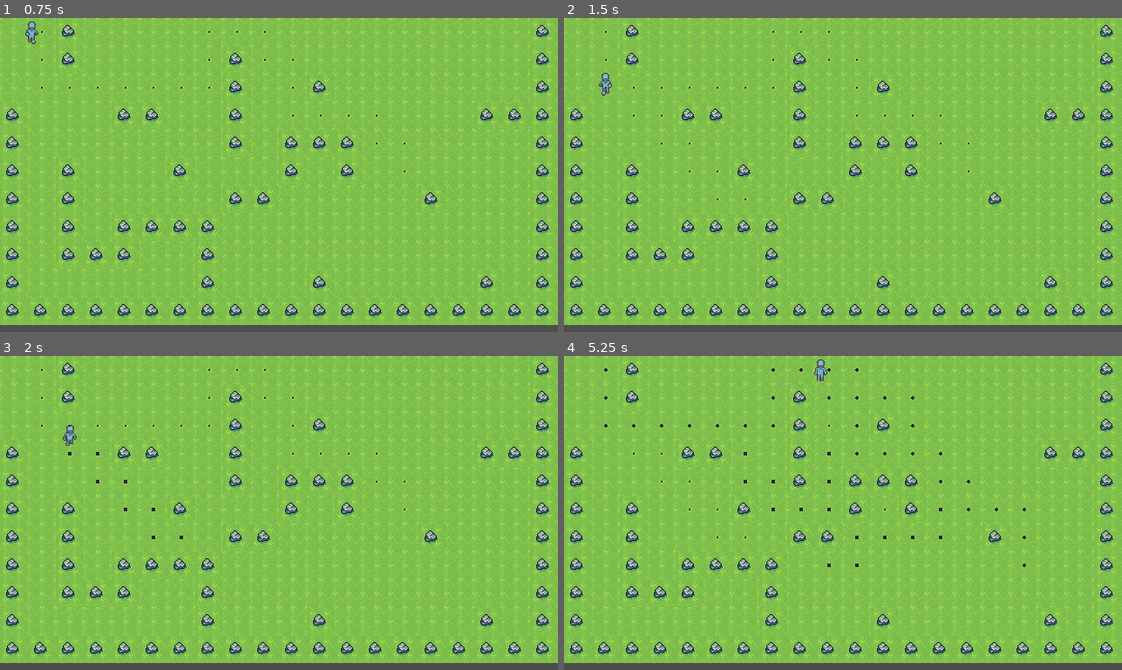
Above: before the commit, frames 1-4 (two rows, left to right).
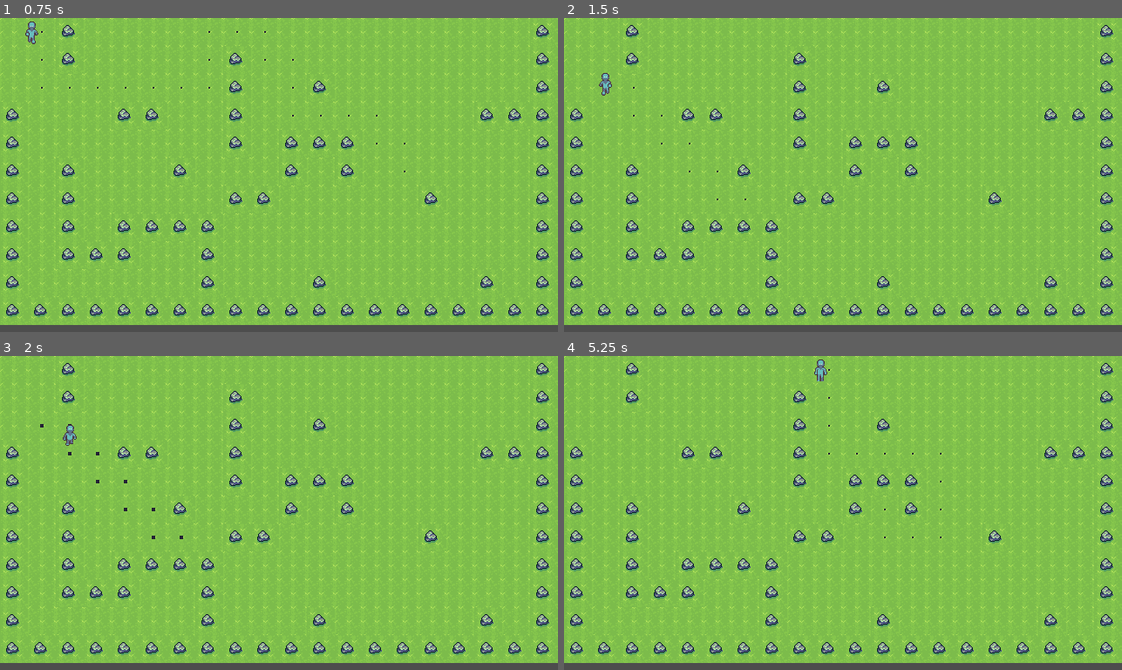
Above: after the commit, the same moments.

Repository: actionjacks/Godot-grid-turnbased
Game: Godot game, scene res://Scenes/Main.tscn
Same seed, same stepped clock (60 frames per second), same inputs: the game is played once before the commit and once after it.
Inputs (mouse positions are in pixels of both pictures, inside the frame that each line leads up to):
- Up to frame 1 (0.75 s): move the mouse to (401, 159) at 0.52 s; press the mouse at (401, 159) at 0.53 s
- Up to frame 2 (1.5 s): move the mouse to (731, 190) at 1.27 s; release the mouse at (731, 190) at 1.28 s; click (731, 190) at 1.35 s
- Up to frame 3 (2 s): no input
- Up to frame 4 (5.25 s): move the mouse to (898, 443) at 2.02 s; press the mouse at (898, 443) at 2.03 s; move the mouse to (815, 575) at 2.77 s; release the mouse at (815, 575) at 2.78 s; click (815, 575) at 2.85 s; move the mouse to (1010, 560) at 3.52 s; press the mouse at (1010, 560) at 3.53 s; move the mouse to (675, 465) at 4.27 s; release the mouse at (675, 465) at 4.28 s; click (675, 465) at 4.35 s; move the mouse to (870, 513) at 5.02 s; press the mouse at (870, 513) at 5.03 s

Frame 1 is identical in both runs. In frame 2, less than 0.1% of the frame differs, in the area x 7-73%, y 4-50%; in frame 3, less than 0.1%; in frame 4, 0.3%, in the area x 7-83%, y 3-68%.

Commit message:
add dots pos

Diff:
--- a/Scenes/Main.tscn
+++ b/Scenes/Main.tscn
@@ -25,14 +25,14 @@
 format = 2
 layer_0/tile_data = PackedInt32Array(0, 2, 0, 65536, 2, 0, 1, 2, 0, 65537, 2, 0, 2, 65538, 0, 65538, 65538, 0, 3, 2, 0, …(3171 unchanged characters)…
 
+[node name="TurnQueue" type="Node2D" parent="."]
+
+[node name="MousePath" type="Node2D" parent="." node_paths=PackedStringArray("playerPointer")]
+script = ExtResource("3_gk0dj")
+playerPointer = NodePath("../Player")
+
 [node name="Player" parent="." node_paths=PackedStringArray("tileMap") instance=ExtResource("1_v24eo")]
 unique_name_in_owner = true
 position = Vector2(16, 16)
 tileMap = NodePath("../TileMap")
 tileMapQuadran = 32
-
-[node name="TurnQueue" type="Node2D" parent="."]
-
-[node name="MousePath" type="Node2D" parent="." node_paths=PackedStringArray("playerPointer")]
-script = ExtResource("3_gk0dj")
-playerPointer = NodePath("../Player")
--- a/Scenes/MousePath.gd
+++ b/Scenes/MousePath.gd
@@ -3,6 +3,9 @@
 @export var playerPointer: Player
 var dotScene: PackedScene = preload("res://Scenes/Dot.tscn")
 var createdDots: Array = []
+
+func _ready():
+	playerPointer.redrawNewPointPath.connect(clearDots)
 
 func _process(_delta):
 	queue_redraw()
@@ -13,7 +16,7 @@
 		return
 
 	for i in range(playerPointer.currentPointPath.size()):
-		var dotPosition = playerPointer.currentPointPath[i]
+		var dotPosition: Vector2 = playerPointer.currentPointPath[i]
 
 		var dotExists = false
 		for dot in createdDots:
--- a/Scenes/Player.gd
+++ b/Scenes/Player.gd
@@ -1,6 +1,7 @@
 extends CharacterBody2D
+class_name Player
 
-class_name Player
+signal redrawNewPointPath()
 
 # draw line
 var currentPointPath: PackedVector2Array
@@ -43,8 +44,8 @@
 	).slice(1) # Without taking into account the starting position.
 
 	for i in currentPointPath.size():
-		currentPointPath[i] = currentPointPath[i] + Vector2(float(tileMapQuadran)/2.0, float(tileMapQuadran)/2.0)
-
+		var pos = float(tileMapQuadran)/2.0 # poses on a single square of the map.
+		currentPointPath[i] = currentPointPath[i] + Vector2(pos, pos)
 
 func _ready():
 	tileMapInit()
@@ -56,6 +57,7 @@
 	var idPath: Array[Vector2i]
 
 	if isMoving:
+		redrawNewPointPath.emit()
 		idPath = astarGrid.get_id_path(
 			tileMap.local_to_map(global_position),
 			tileMap.local_to_map(get_global_mouse_position())
